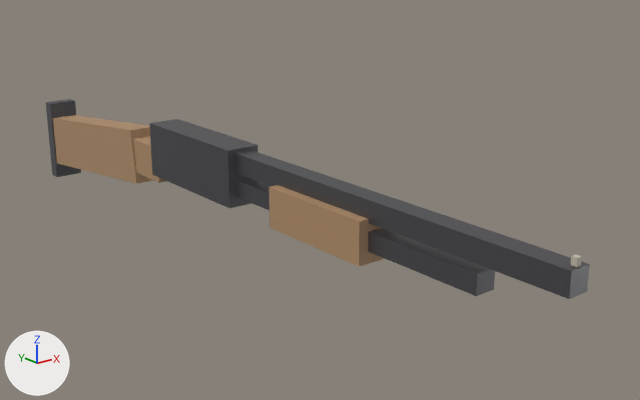
The glTF model assets/glb/weapon_shotgun.glb as it was, and as the next commit left it.
The view is the same before and after, from a camera (50 mm lens) standing at (-0.598, -1.131, 0.341) and looking at (0.09, -0.271, -0.003). Lighting does not change. The marker at lower left points along +X, +Y and +Z. The picture after the commit comes second. Where no turn or scale is listed for an object, it has been applied to the vertices. Vertices at exactly the same position are counted once.

Script lines for the objects in view, before the commit:
```python
mat_metal = principled_material('Metal')
mat_metal.base_color = (0.14, 0.14, 0.15)  # dark grey #69696c
mat_metal.metallic = 0.8
mat_metal.roughness = 0.45
mat_wood = principled_material('Wood')
mat_wood.base_color = (0.42, 0.26, 0.14)  # brown #ad8b69
mat_wood.roughness = 0.7
me_pump = bpy.data.meshes.new('Pump')
me_pump.from_pydata(...)  # a box spanning x -0.025..0.025, y -0.08..0.08, z -0.025..0.025
me_pump.materials.append(mat_wood)  # brown #ad8b69
me_shotgun = bpy.data.meshes.new('Shotgun')
me_shotgun.from_pydata(...)  # 72 vertices, 108 faces; spans x -0.023..0.023, y -0.73..0.345, z -0.085..0.076
# faces by material slot: [60, 12, 24, 12]
me_shotgun.materials.append(mat_metal)  # dark grey #69696c
me_shotgun.materials.append(mat_polymer)  # dark grey #505055
me_shotgun.materials.append(mat_wood)  # brown #ad8b69
me_shotgun.materials.append(mat_accent)  # light grey #c4bcaa
ob_pump = bpy.data.objects.new('Pump', me_pump)
ob_pump.location = (0.0, -0.4, 0.022)
ob_shotgun = bpy.data.objects.new('Shotgun', me_shotgun)
ob_shotgun.location = (0.0, 0.0, 0.0)
```
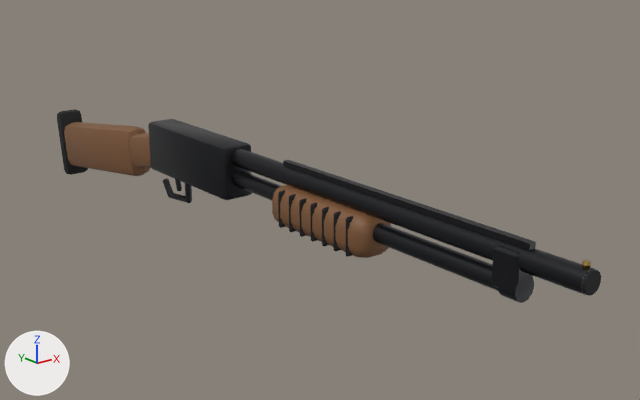
Where the change shows, as pixel boxes [x1, y1, x2, y2] in the pictures (640 x 400 px; the box of a moved part takes in the faces that stretch with it):
'Shotgun', recoloured, reshaped: before [46, 99, 590, 299]; after [57, 109, 601, 303]
'Pump', recoloured, reshaped, moved (darker, 11% shorter): before [269, 185, 385, 267]; after [272, 185, 391, 258]
part 1 of me_shotgun, added: after [231, 149, 596, 295]
part 2 of me_shotgun, added: after [233, 171, 498, 291]
part 3 of me_shotgun, added: after [498, 275, 534, 303]
part 4 of me_shotgun, added: after [283, 160, 536, 250]
part 5 of me_shotgun, added: after [582, 269, 601, 295]
part 6 of me_shotgun, added: after [582, 260, 591, 269]
part 7 of me_shotgun, rebuilt (9% shorter): before [150, 119, 258, 208]; after [148, 119, 252, 200]
part 8 of me_shotgun, rebuilt: before [133, 136, 166, 183]; after [129, 133, 151, 168]
part 9 of me_shotgun, rebuilt: before [53, 115, 153, 184]; after [64, 122, 150, 176]
part 10 of me_shotgun, added (black): after [57, 109, 88, 175]
part 11 of me_shotgun, added: after [185, 183, 192, 203]
part 12 of me_shotgun, added: after [491, 245, 533, 293]
part 13 of me_shotgun, added: after [175, 179, 182, 191]
part 14 of me_shotgun, deleted: before [571, 255, 582, 267]
part 15 of me_shotgun, deleted: before [46, 99, 81, 177]
part 16 of me_shotgun, moved or reshaped: before [235, 150, 590, 299]; after [163, 178, 187, 202]

Diff of the bpy script that builds the scene:
```diff
--- a/assets/glb/weapon_shotgun.glb.py
+++ b/assets/glb/weapon_shotgun.glb.py
@@ mat_metal @@
 mat_metal = principled_material('Metal')
-mat_metal.base_color = (0.14, 0.14, 0.15)  # dark grey #69696c
+mat_metal.base_color = (0.035, 0.036, 0.04)  # dark grey #353538
 mat_metal.metallic = 0.8
@@ mat_wood @@
 mat_wood = principled_material('Wood')
-mat_wood.base_color = (0.42, 0.26, 0.14)  # brown #ad8b69
+mat_wood.base_color = (0.2, 0.09, 0.035)  # brown #7c5535
 mat_wood.roughness = 0.7
@@ me_shotgun @@
-me_shotgun.from_pydata(...)  # 72 vertices, 108 faces; spans x -0.023..0.023, y -0.73..0.345, z -0.085..0.076
+me_shotgun.from_pydata(...)  # 497 vertices, 926 faces; spans x -0.022..0.024, y -0.743..0.313, z -0.074..0.076
+# me_shotgun part 1: a new loose piece, a 16-sided cylinder along y spanning x -0.012..0.012, y -0.74..-0.22, z 0.046..0.07, in mat_metal (dark grey #353538)
+# me_shotgun part 2: a new loose piece, a 14-sided cylinder along y spanning x -0.01..0.01, y -0.66..-0.22, z 0.019..0.041, in mat_metal (dark grey #353538)
+# me_shotgun part 3: a new loose piece, a 14-sided cylinder along y spanning x -0.013..0.013, y -0.675..-0.655, z 0.017..0.043, in mat_metal (dark grey #353538)
+# me_shotgun part 4: a new loose piece, a box spanning x -0.004..0.004, y -0.68..-0.32, z 0.069..0.075, in mat_metal (dark grey #353538)
+# me_shotgun part 5: a new loose piece, a 14-sided cylinder along y spanning x -0.0107..0.0107, y -0.743..-0.739, z 0.047..0.069, in mat_dark (black #121214)
+# me_shotgun part 6: a new loose piece, a UV sphere (8 segments, 4 rings, poles along z) spanning x -0.004..0.004, y -0.739..-0.731, z 0.068..0.076, in mat_brass (orange #c4a661)
+# me_shotgun part 7: the loose piece of 8 vertices spanning x -0.023..0.023, y -0.23..-0.03, z -0.003..0.073 is rebuilt with 56 vertices and now spans x -0.022..0.022, y -0.22..-0.02, z 0.003..0.073
+# me_shotgun part 8: the loose piece of 8 vertices spanning x -0.018..0.018, y -0.04..0.04, z -0.013..0.037 is rebuilt with 56 vertices and now spans x -0.018..0.018, y -0.037..0.057, z -0.009..0.053
+# me_shotgun part 9: the loose piece of 8 vertices spanning x -0.02..0.02, y 0.027..0.333, z -0.06..0.05 is rebuilt with 56 vertices and now spans x -0.02..0.02, y 0.043..0.297, z -0.057..0.047
+# me_shotgun part 10: a new loose piece of 49 vertices spanning x -0.022..0.022, y 0.281..0.313, z -0.074..0.034, in mat_rubber (black #212121)
+# me_shotgun part 11: a new loose piece of 30 vertices spanning x -0.004..0.004, y -0.095..-0.086, z -0.034..0.005, in mat_metal (dark grey #353538)
+# me_shotgun part 12: a new loose piece of 24 vertices spanning x -0.013..0.013, y -0.675..-0.645, z 0.026..0.066, in mat_metal (dark grey #353538)
+# me_shotgun part 13: a new loose piece of 24 vertices spanning x -0.003..0.003, y -0.069..-0.056, z -0.023..0.001, in mat_metal (dark grey #353538)
+# me_shotgun part 14: the loose piece of 8 vertices spanning x -0.003..0.003, y -0.728..-0.722, z 0.068..0.076 is deleted
+# me_shotgun part 15: the loose piece of 8 vertices spanning x -0.023..0.023, y 0.325..0.345, z -0.085..0.045 is deleted
+# me_shotgun part 16: 16 vertices removed from x -0.013..0.013, y -0.73..-0.23, z 0.011..0.068; 24 vertices added at x -0.004..0.004, y -0.09..-0.021, z -0.039..-0.012
+# other edits to the shape of me_shotgun do not show in these pictures
 me_shotgun.materials.append(mat_metal)
-me_shotgun.materials.append(mat_polymer)  # dark grey #505055
 me_shotgun.materials.append(mat_wood)
-me_shotgun.materials.append(mat_accent)  # light grey #c4bcaa
+me_shotgun.materials.append(mat_dark)  # black #121214
+me_shotgun.materials.append(mat_rubber)  # black #212121
+me_shotgun.materials.append(mat_brass)  # orange #c4a661
@@ me_pump @@
-me_pump.from_pydata(...)  # 8 vertices, 12 faces; spans x -0.025..0.025, y -0.08..0.08, z -0.025..0.025
+me_pump.from_pydata(...)  # 264 vertices, 496 faces; spans x -0.026..0.026, y -0.085..0.085, z -0.024..0.024
+# me_pump part 17: 8 vertices removed from x -0.025..0.025, y -0.08..0.08, z -0.025..0.025; 264 vertices added at x -0.026..0.026, y -0.085..0.085, z -0.024..0.024
 me_pump.materials.append(mat_wood)
+me_pump.materials.append(mat_dark)  # black #121214
@@ ob_pump @@
 ob_pump = bpy.data.objects.new('Pump', me_pump)
-ob_pump.location = (0.0, -0.4, 0.022)
+ob_pump.location = (0.0, -0.4, 0.024)
```
